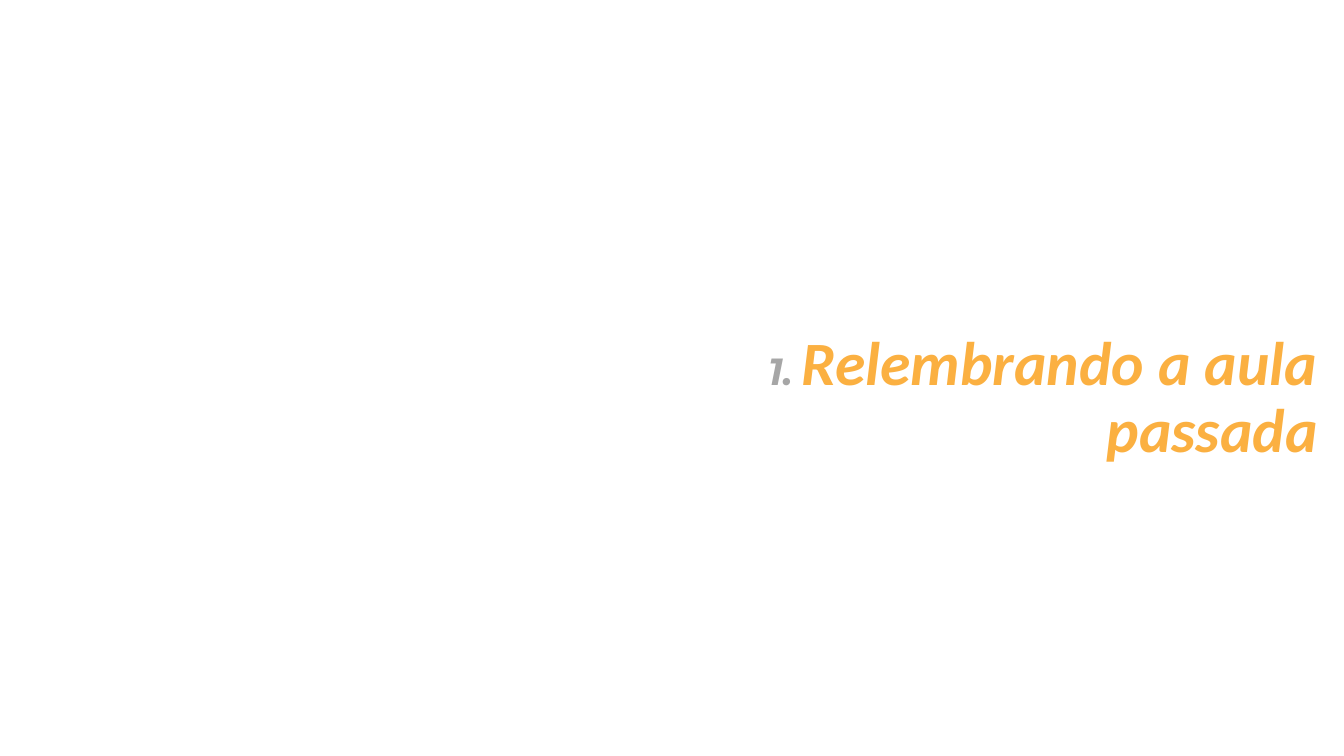
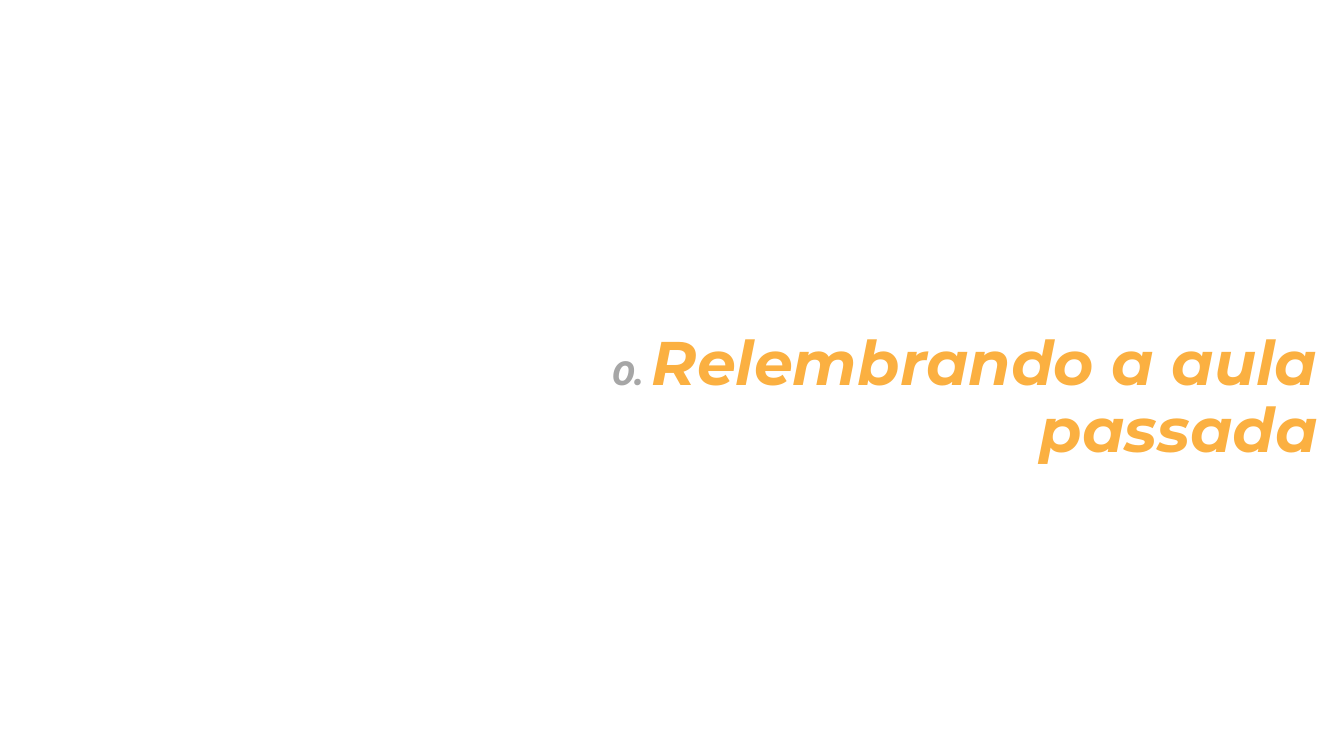
Before and after one commit to marcoslimaqa/cwi-automation-training, a slide deck: slide 2 of arquivos-treinamento/Treinamento Automação CWI - Aula 2.pptx (slide 14 before the commit). Drawn at 1344x756 pixels with LibreOffice and Linux fonts; fonts in the diff are those of the drawing; background and template pictures are left out; a plain dark background stands for a picture behind light text. Boxes give left, top, right and bottom in pixels: in the first picture for what was removed or moved away, otherwise in the second. Text is boxed around its words. In the diff, an @@ line names an element or a change of style, - is before the commit and + after.

Commit message:
Atualizado ppt aula 2

```diff
--- a/arquivos-treinamento/Treinamento Automação CWI - Aula 2.pptx
+++ b/arquivos-treinamento/Treinamento Automação CWI - Aula 2.pptx
@@ title at box(612, 339, 1318, 464): text changed; font Calibri to Montserrat @@
-1. Relembrando a aula passada
+0. Relembrando a aula passada
```
Also in this commit, not shown: 6 other slides changed, 29 slides added, 4 slides removed.
